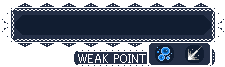
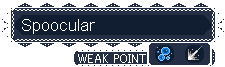
Before/after of a 225x67 layered artwork. What changed in the layer stack:
renamed "Pasted Layer" to "Spoocular", showed it, moved it above "BG", painted on it over [22, 19, 95, 34]
